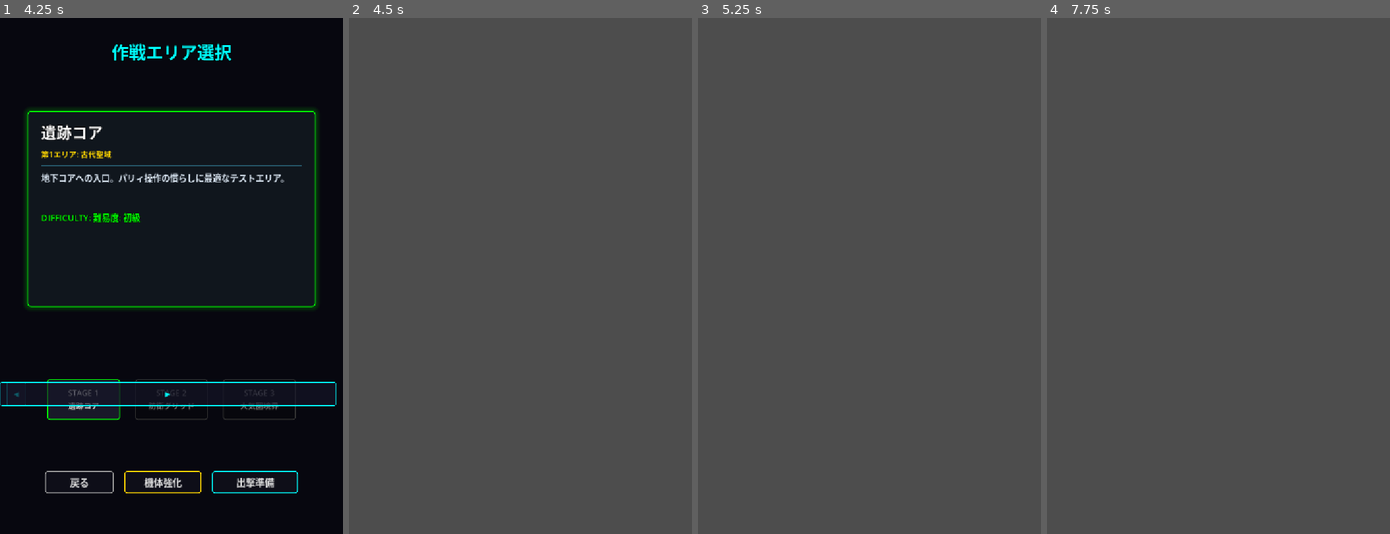
Above: before the commit, frames 1-4 (left to right).
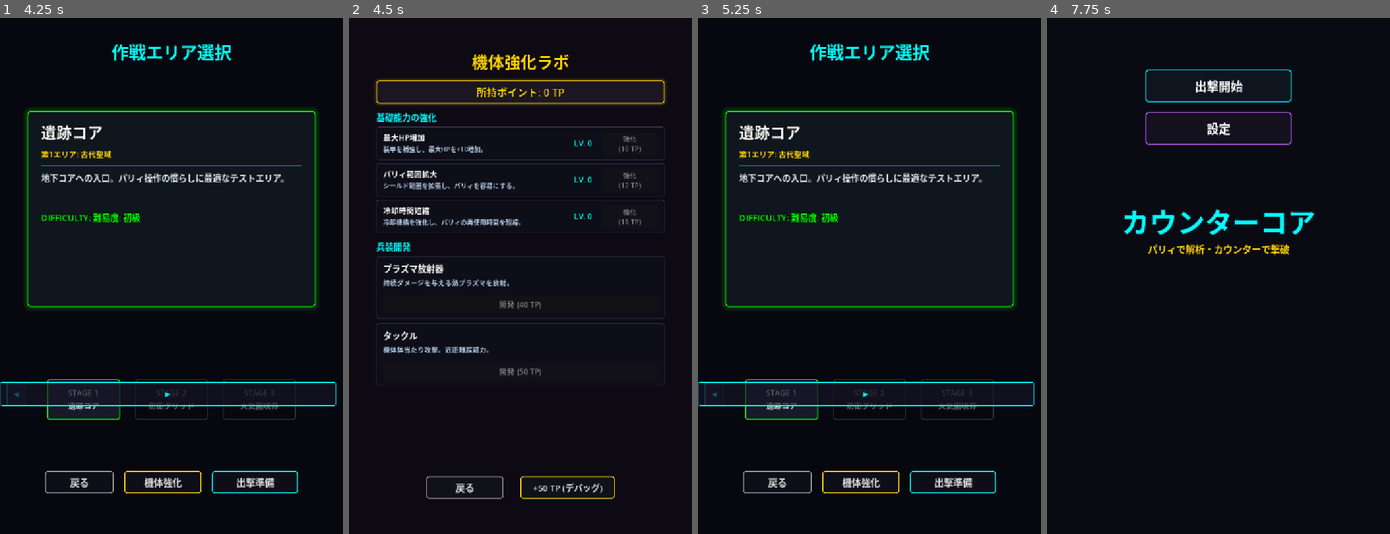
Above: after the commit, the same moments.

Repository: prapro-ou/-HP
Game: Godot game, scene res://game/core/main_menu.tscn
The game is run twice, just before and just after one commit, with the same random seed, the same clock (stepped at 60 frames per second) and the same inputs.
Inputs (mouse positions are in pixels of both pictures, inside the frame that each line leads up to):
- Up to frame 1 (4.25 s): click "出撃開始" at 0.5 s; click "出撃開始" at 1.25 s; click "設定" at 2 s; click "ウィンドウ" at 2.75 s; click "800x1200 (1.00x)" at 3.5 s
- Up to frame 2 (4.5 s): click "機体強化" at 4.25 s
- Up to frame 3 (5.25 s): click (814, 487) at 5 s, where only the run after the commit has a clickable "戻る"
- Up to frame 4 (7.75 s): click (1064, 394) at 5.75 s, where only the run after the commit has a clickable "◀"; click (1215, 394) at 6.5 s, where only the run after the commit has a clickable "▶"; click (1125, 482) at 7.25 s, where only the run after the commit has a clickable "戻る"

Frame 1 is identical in both runs. In frame 2, 99% of the frame differs, in the area x 0-100%, y 0-100%; in frame 3, 100%; in frame 4, 100%.
Error before the commit: Parse Error: Function "setup_ui" has the same name as a previously declared function. (res://game/core/tech_lab.gd:80)

Commit message:
fix: remove duplicate setup_ui function in tech_lab.gd

Diff:
--- a/game/core/tech_lab.gd
+++ b/game/core/tech_lab.gd
@@ -52,30 +52,6 @@
 	time_passed += delta
 	update_starfield(delta)
 	queue_redraw()
-
-func setup_ui() -> void:
-	# 1. Base dark background
-	var bg = ColorRect.new()
-	bg.color = Color(0.05, 0.04, 0.08, 1.0)
-	bg.anchor_right = 1.0
-	bg.anchor_bottom = 1.0
-	bg.mouse_filter = Control.MOUSE_FILTER_IGNORE
-	add_child(bg)
-
-	# 2. Main lab container
-	var vbox = VBoxContainer.new()
-	vbox.anchor_left = 0.08
-	vbox.anchor_top = 0.08
-	vbox.anchor_right = 0.92
-	vbox.anchor_bottom = 0.92
-	vbox.grow_horizontal = Control.GROW_DIRECTION_BOTH
-	vbox.grow_vertical = Control.GROW_DIRECTION_BOTH
-	vbox.offset_left = 0
-	vbox.offset_right = 0
-	vbox.offset_top = 0
-	vbox.offset_bottom = 0
-	vbox.add_theme_constant_override("separation", 18)
-	add_child(vbox)
 
 func setup_ui() -> void:
 	# 1. Base dark background
